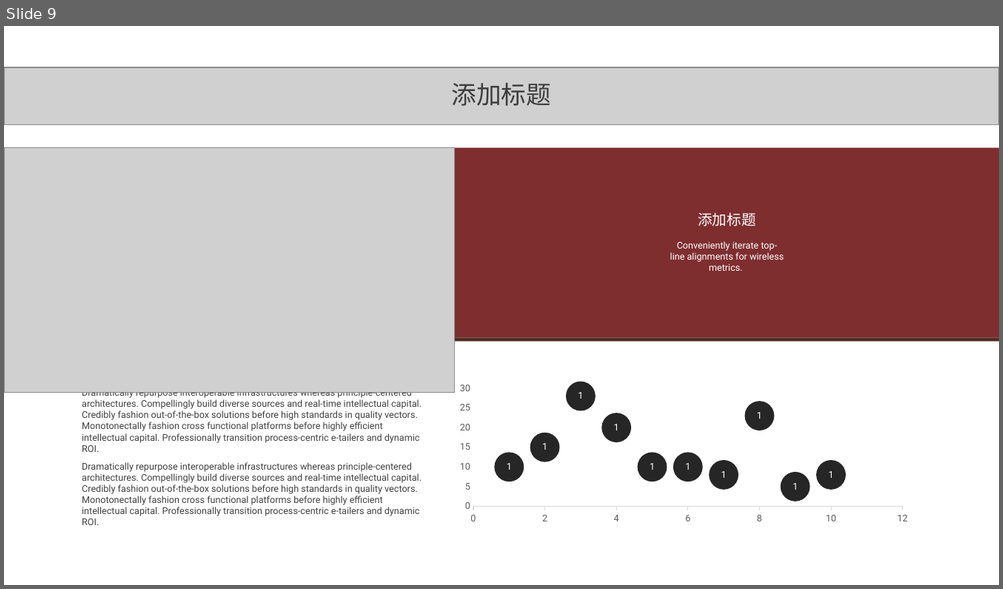
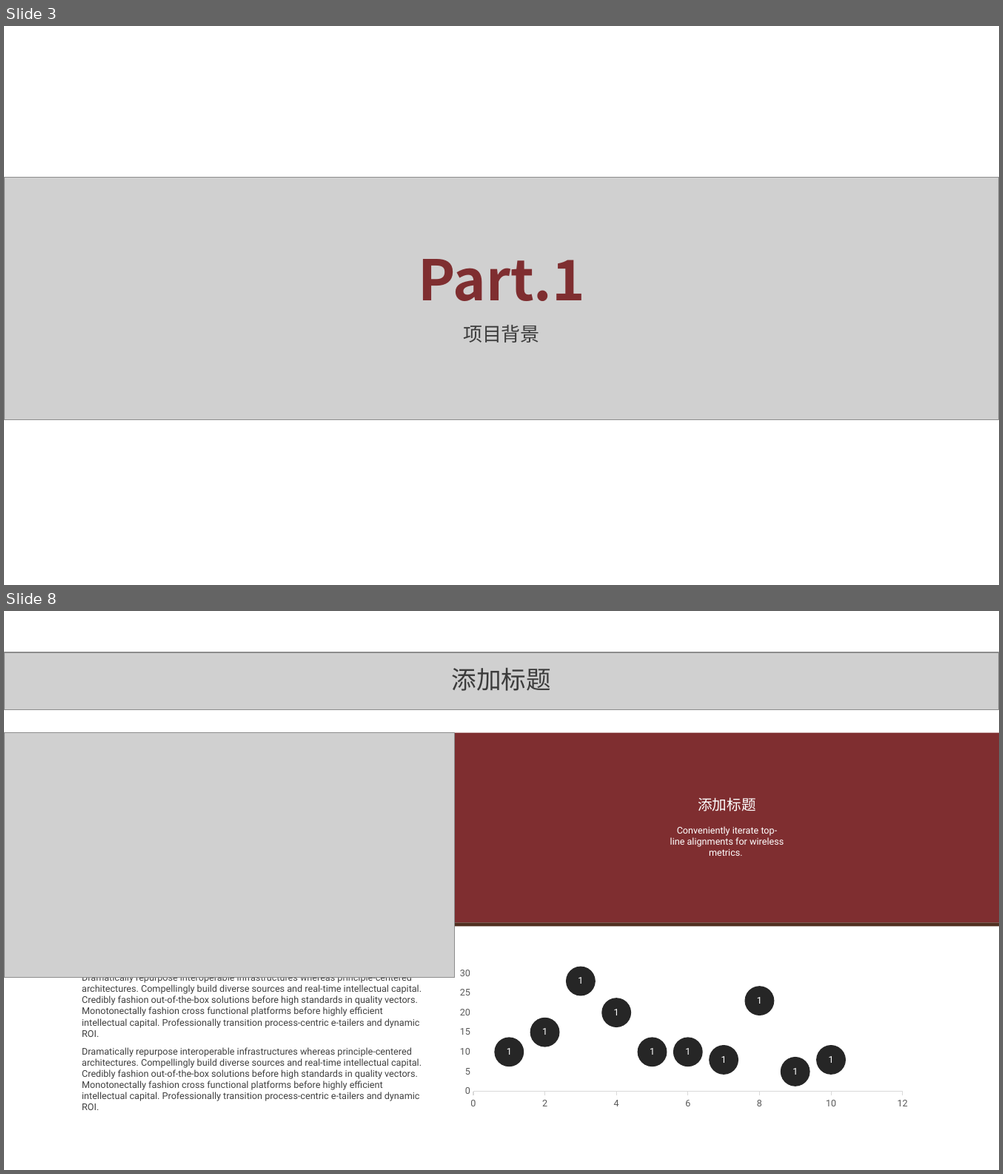
Before and after one commit to aopstudio/Notes, a slide deck: 移动互联导论作业-软件1607-20165018-岑哲栋.pptx. Shown one above the other, each under a label of ours: slide 9 before the commit, slides 3 and 8 after it; the slides between them are not shown. The pictures are 1003x589 and 1003x1174 pixels, drawn with LibreOffice and Linux fonts; fonts in the diff are those of the drawing; grey boxes stand for pictures. Boxes give left, top, right and bottom in pixels: in the first picture for what was removed or moved away, otherwise in the second. Text is boxed around its words. In the diff, an @@ line names an element or a change of style, - is before the commit and + after.

```diff
--- a/移动互联导论作业-软件1607-20165018-岑哲栋.pptx
+++ b/移动互联导论作业-软件1607-20165018-岑哲栋.pptx
@@ slide 3 added at box(4, 26, 999, 585), background #FFFFFF @@
@@ picture added at box(4, 178, 999, 420) @@
@@ text added at box(418, 259, 584, 301), 54 pt, text #7F2E30, bold @@
+Part.1
@@ text added at box(463, 325, 540, 343), 32 pt, text #3C3C3C @@
+项目背景
@@ what was slide 9 is now slide 8 @@
```
Also in this commit, not shown: 6 other slides added, 8 slides removed, 4 other files.
